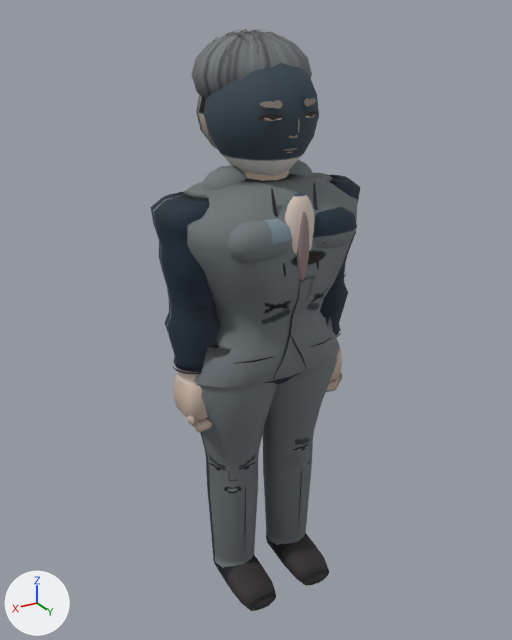
The glTF model assets/roster/models/wanggiryong_a.glb: old version first, new version second.
Before and after are seen from a 50 mm camera at (1.166, 1.91, 1.974) aimed at (0.01, -0.016, 1.011). Every picture has the same lights, and +X, +Y and +Z are marked at lower left. The picture after the commit comes second. Vertices at exactly the same position are counted once.

In view in the first picture: 'Body'.
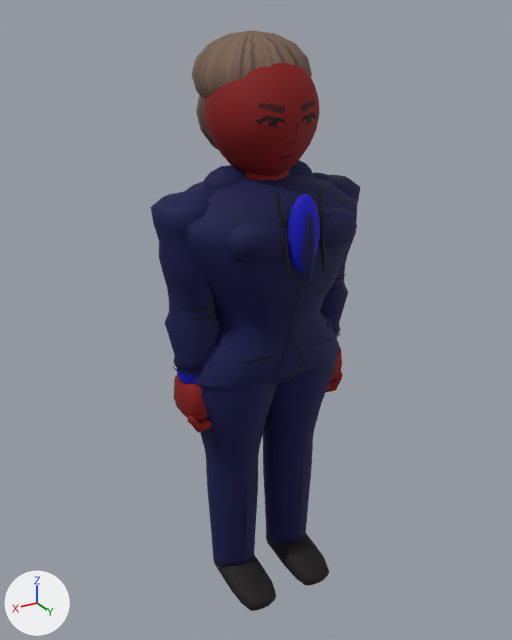
Location of each change, [x1, y1, x2, y2] in pixels of the pictures (512 x 640 px; the box of a moved part takes in the faces that stretch with it):
'Body', reshaped: before [151, 29, 361, 611]; after [151, 30, 361, 611]
part 1 of me_mesh_0, moved or reshaped: before [313, 182, 319, 269]; after [319, 184, 325, 272]
part 2 of me_mesh_0, moved or reshaped: before [271, 187, 286, 277]; after [276, 190, 290, 280]
part 3 of me_mesh_0, deleted: before [258, 98, 318, 153]
part 4 of me_mesh_0, moved or reshaped: before [204, 29, 319, 299]; after [204, 63, 332, 344]
part 5 of me_mesh_0, recoloured (grey to blue): [151, 30, 360, 611] in both

What changed in the scene script:
```text
Change me_mesh_0:
    used by ob_body; location = (0.0, 0.0, 0.0)
    remove me_mesh_0.from_pydata(...)  # 4562 vertices, 8202 faces; spans x -0.37..0.37, y -0.24..0.25, z -0.03..1.94
    add me_mesh_0.from_pydata(...)  # 3822 vertices, 7086 faces; spans x -0.37..0.37, y -0.24..0.28, z -0.03..1.93
    me_mesh_0 part 1: the loose piece of 72 vertices spanning x -0.08..-0.06, y 0.18..0.24, z 1.25..1.52 is moved by (0.0, 0.03, 0.0)
    me_mesh_0 part 2: the loose piece of 72 vertices spanning x 0.06..0.08, y 0.18..0.24, z 1.25..1.52 is moved by (0.0, 0.03, 0.0)
    me_mesh_0 part 3: 15 loose pieces with 645 vertices, spanning x -0.1..0.1, y 0.15..0.18, z 1.6..1.76, are deleted
    me_mesh_0 part 4: 168 vertices moved from x -0.13..0.12, y -0.14..0.25, z 1.23..1.74 to x -0.09..0.09, y -0.1..0.28, z 1.23..1.74; 457 vertices removed from x -0.19..0.17, y -0.23..0.25, z 0.97..1.94; 362 vertices added at x -0.19..0.18, y -0.17..0.28, z 0.96..1.88
    me_mesh_0 part 5: 5962 kept faces spanning x -0.37..0.37, y -0.24..0.28, z -0.03..1.93 get new vertex colours
```
